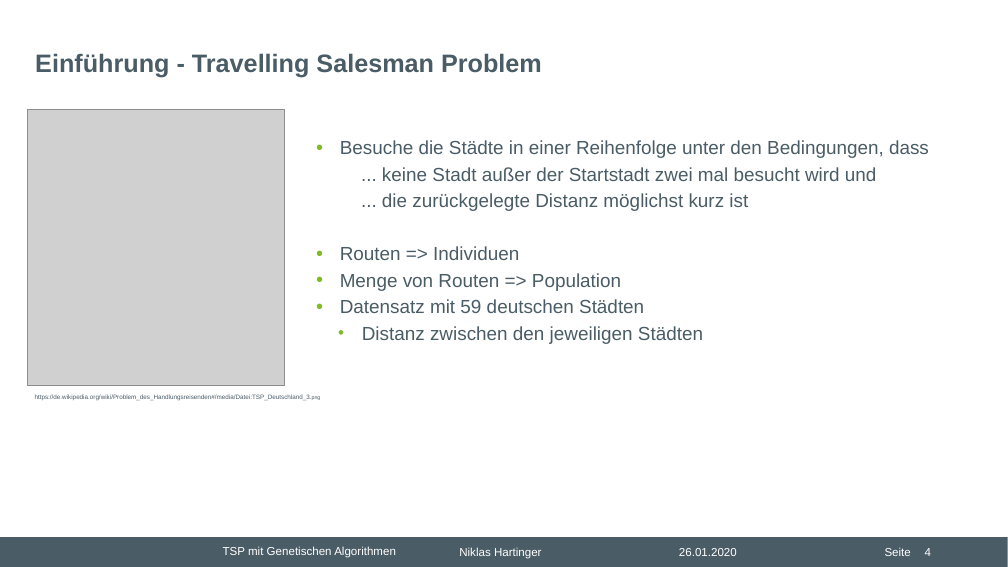
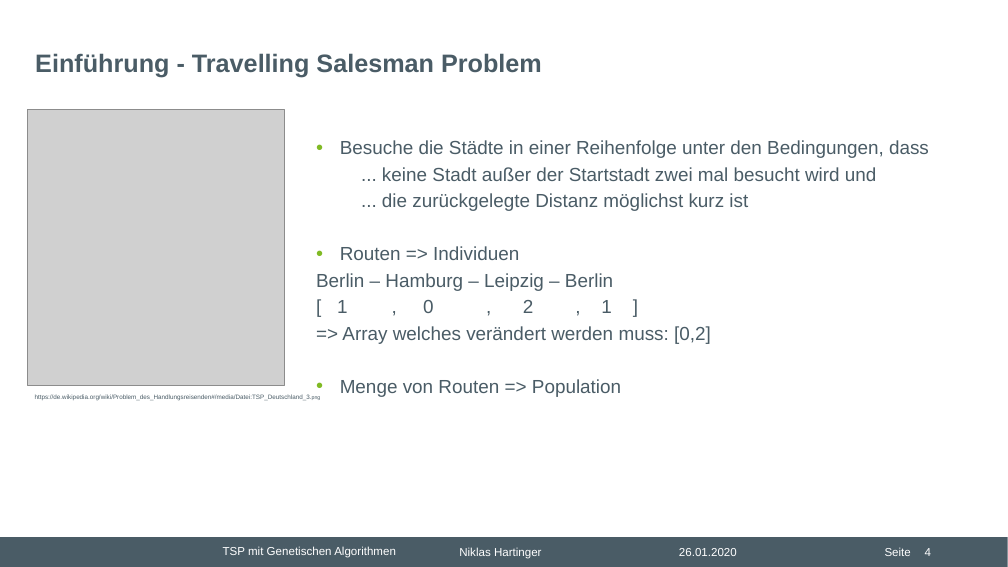
Before and after one commit to nhrt/Genetic-Algorithms, a slide deck: slide 4 of Projektvortrag/Präsentation Projektvortrag.pptx. Drawn at 1008x567 pixels with LibreOffice and Linux fonts; fonts in the diff are those of the drawing; grey boxes stand for pictures; background and template pictures are left out. Boxes give left, top, right and bottom in pixels: in the first picture for what was removed or moved away, otherwise in the second. Text is boxed around its words. In the diff, an @@ line names an element or a change of style, - is before the commit and + after.

```diff
--- a/Projektvortrag/Präsentation Projektvortrag.pptx
+++ b/Projektvortrag/Präsentation Projektvortrag.pptx
@@ text at box(316, 273, 711, 344): paragraphs added @@
+Berlin – Hamburg – Leipzig – Berlin
+[ 1 , 0 , 2 , 1 ]
+=> Array welches verändert werden muss: [0,2]
@@ text at box(340, 299, 703, 344): paragraphs removed @@
-• Datensatz mit 59 deutschen Städten
-  • Distanz zwischen den jeweiligen Städten
```
Also in this commit, not shown: 2 other slides changed.
